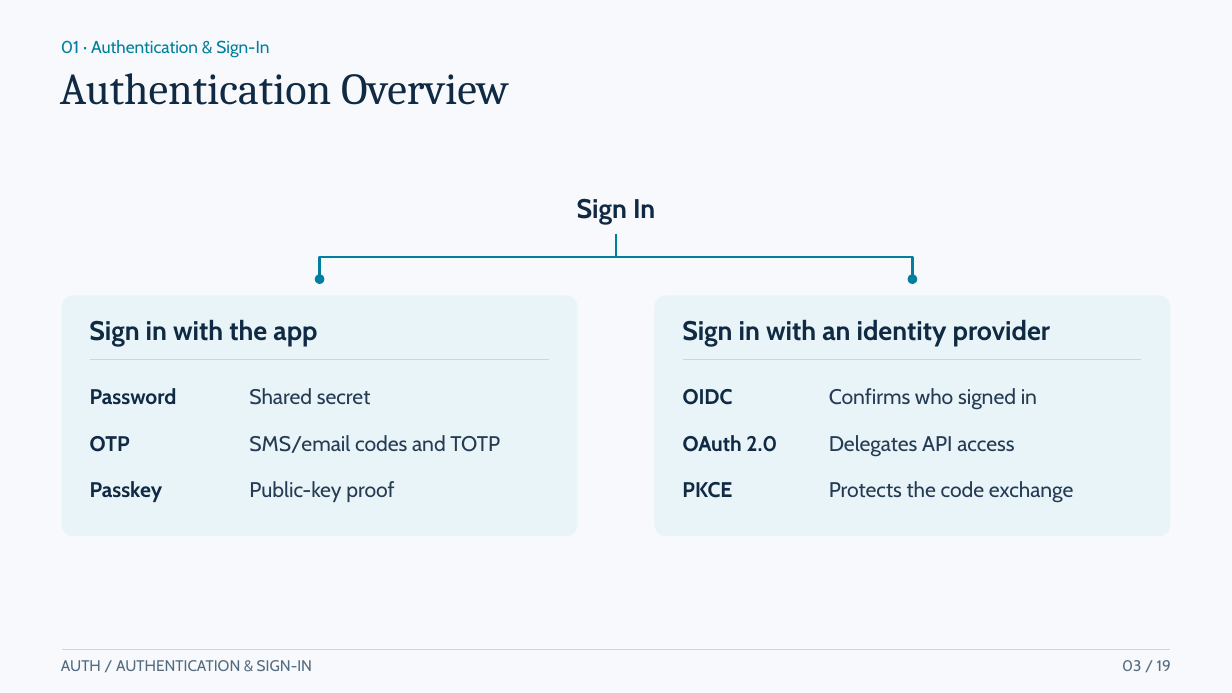
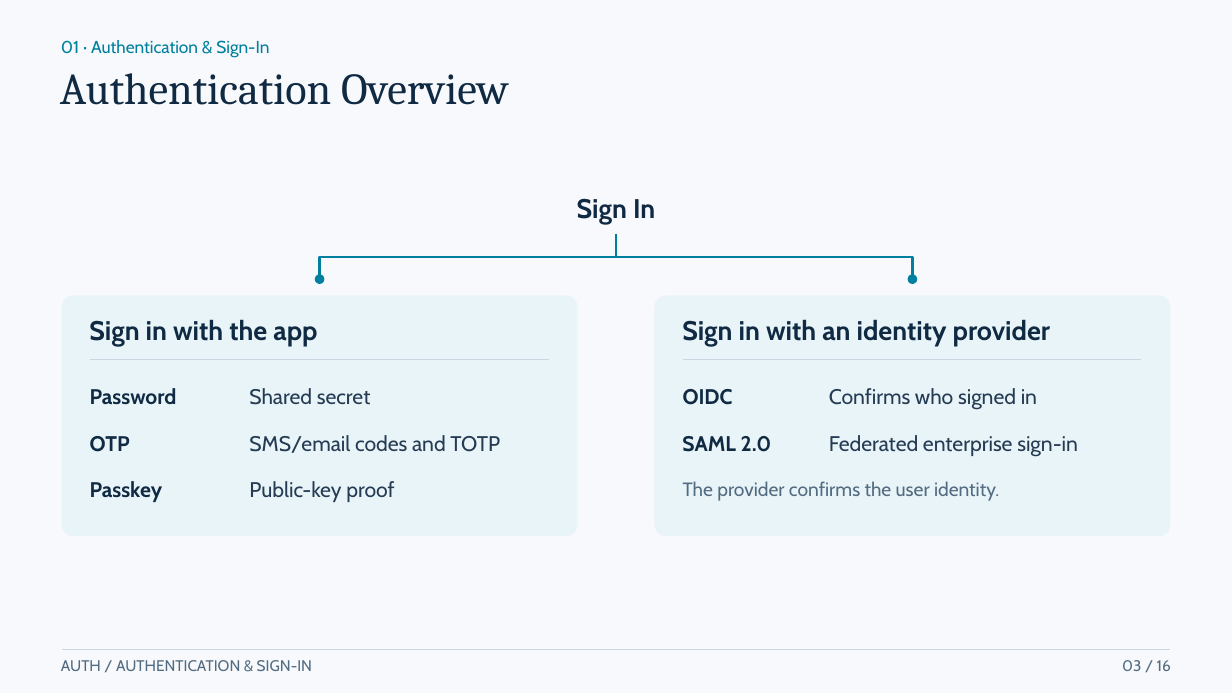
Before and after one commit to Daniiislo/TechSharing, a slide deck: slide 3 of Auth/presentation/Auth - Beyond the Login Screen.pptx. Drawn at 1232x693 pixels with LibreOffice and Linux fonts; fonts in the diff are those of the drawing. Boxes give left, top, right and bottom in pixels: in the first picture for what was removed or moved away, otherwise in the second. Text is boxed around its words. In the diff, an @@ line names an element or a change of style, - is before the commit and + after.

```diff
--- a/Auth/presentation/Auth - Beyond the Login Screen.pptx
+++ b/Auth/presentation/Auth - Beyond the Login Screen.pptx
@@ text at (x1=682, y1=436, x2=772, y2=452): text changed @@
-OAuth 2.0
+SAML 2.0
@@ text at (x1=829, y1=435, x2=1078, y2=457): text changed @@
-Delegates API access
+Federated enterprise sign-in
@@ text removed at (x1=682, y1=482, x2=732, y2=498) @@
-PKCE
@@ text added at (x1=683, y1=481, x2=999, y2=501), 15 pt, text #526B80 @@
+The provider confirms the user identity.
@@ text removed at (x1=829, y1=481, x2=1074, y2=503) @@
-Protects the code exchange
@@ text at (x1=1122, y1=660, x2=1171, y2=671): text changed @@
-03 / 19
+03 / 16
```
Also in this commit, not shown: 10 other slides changed, 5 slides added, 14 slides removed, 12 other files.
